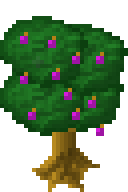
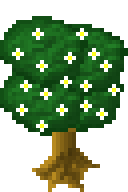
The second w=128, h=192 image is a revision of the first. Changes to its layers:
added layer "Pasted Layer" above "puskamikälie" over <box>76,28,88,40</box>
hid "luumut" over <box>20,32,104,136</box>
added layer "kukat" above "latva" over <box>12,28,120,132</box>
